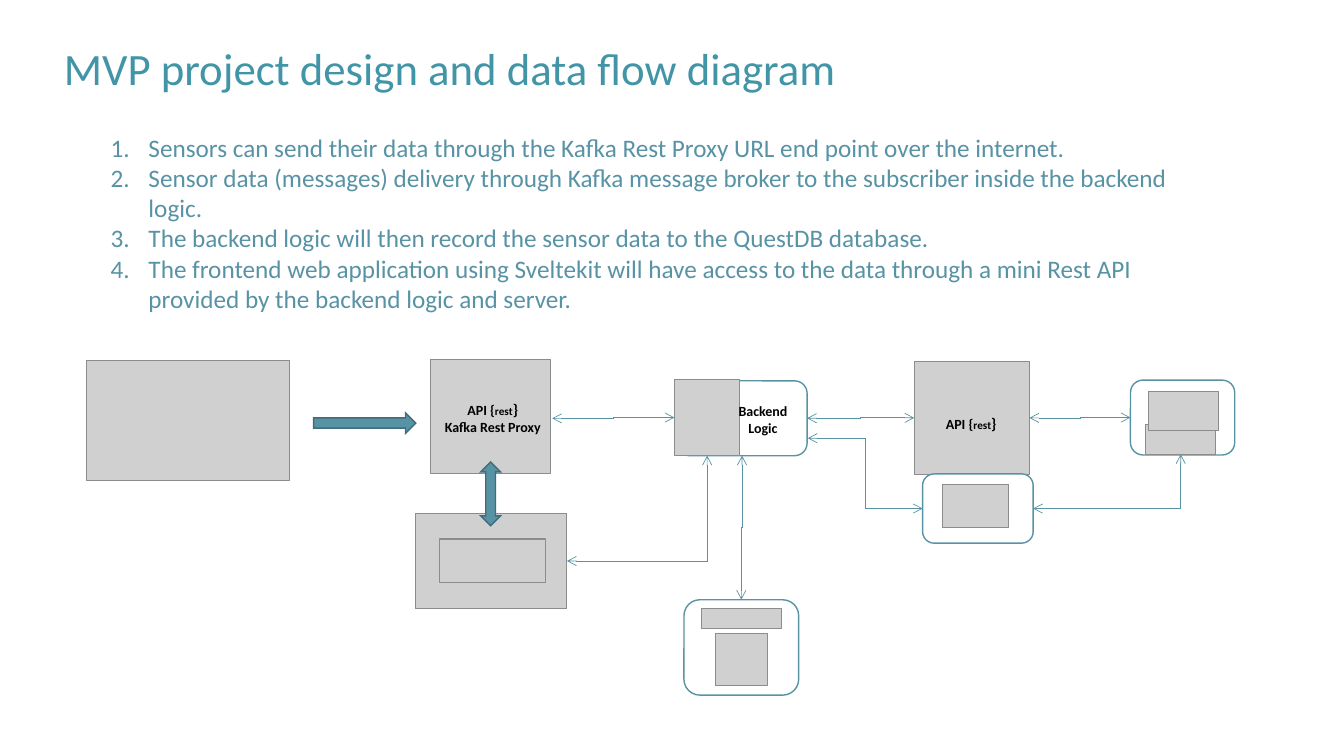
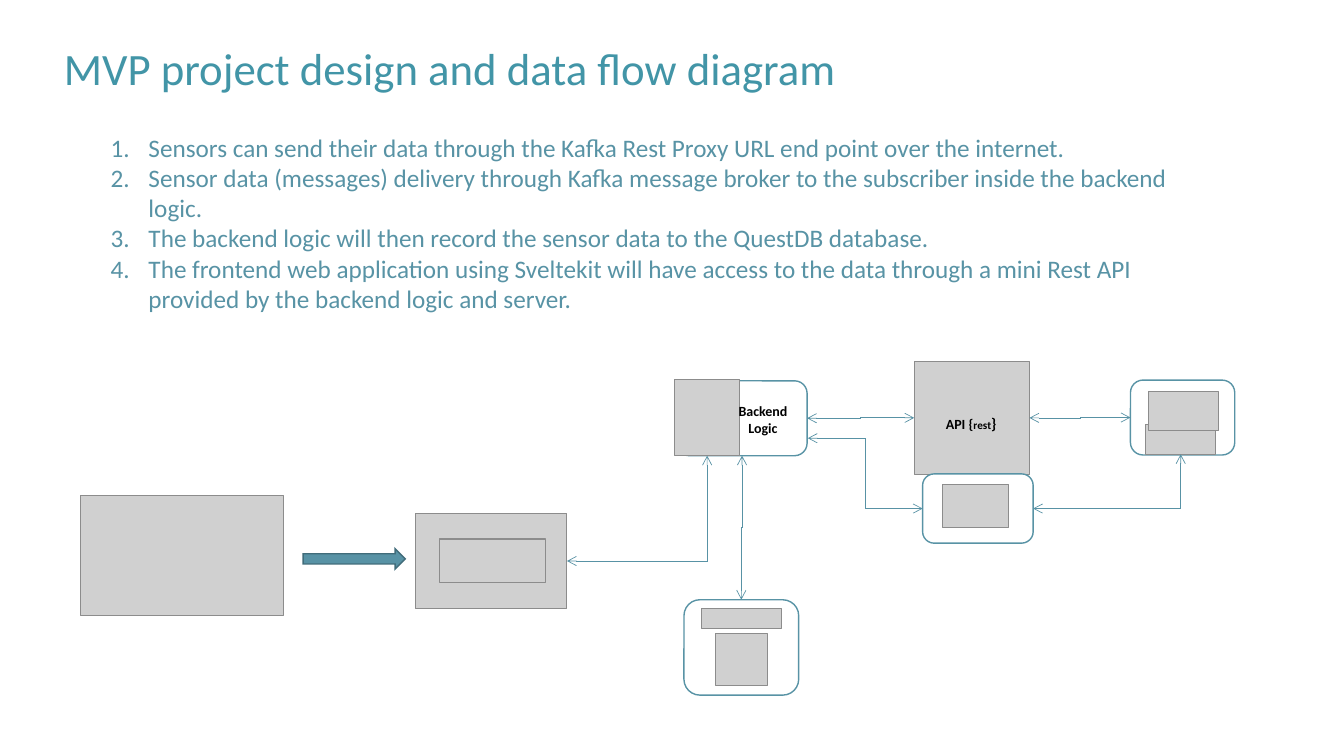
Before and after one commit to hunghpham/MVP-Application-Sensor-Telemetry-System, a slide deck: slide 10 of Power Point Slides/First Principles Thinking PPT.pptx. Drawn at 1344x756 pixels with LibreOffice and Linux fonts; fonts in the diff are those of the drawing; grey boxes stand for pictures; background and template pictures are left out. Boxes give left, top, right and bottom in pixels: in the first picture for what was removed or moved away, otherwise in the second. Text is boxed around its words. In the diff, an @@ line names an element or a change of style, - is before the commit and + after.

Commit message:
-Add updated and completed all power point slides for each technology used in the MVP project discussing their tradeoffs and benefit for us -Move sensor_simulator program into docker so everything runs at once when building docker compose, no need to run it after anymore -Update README.md file to have proper markdowns

```diff
--- a/Power Point Slides/First Principles Thinking PPT.pptx
+++ b/Power Point Slides/First Principles Thinking PPT.pptx
@@ picture removed at [431,360,551,474] @@
@@ text removed at [445,406,540,434] @@
-API {rest}
-Kafka Rest Proxy
@@ elbow double arrow removed from (553, 418) to (675, 417) @@
@@ up down arrow removed at [481,462,500,525] @@
@@ picture: place and size @@
-picture at [87,360,290,480]
+picture at [81,495,284,615]
@@ right arrow: place and size @@
-right arrow at [314,413,415,434]
+right arrow at [303,548,405,569]
```
Also in this commit, not shown: 19 other files.
